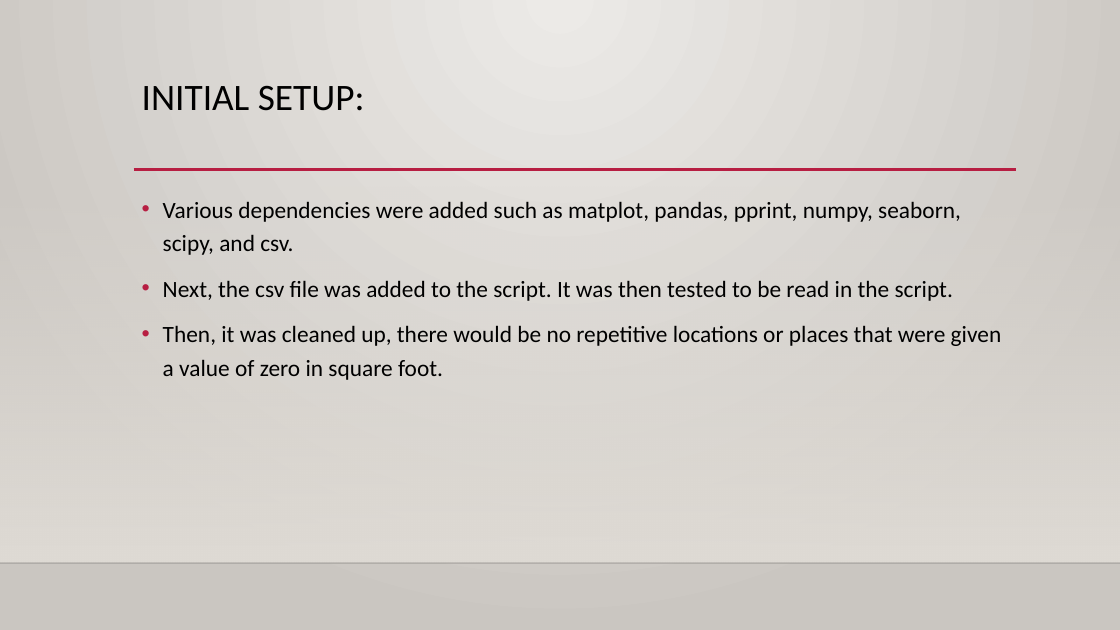
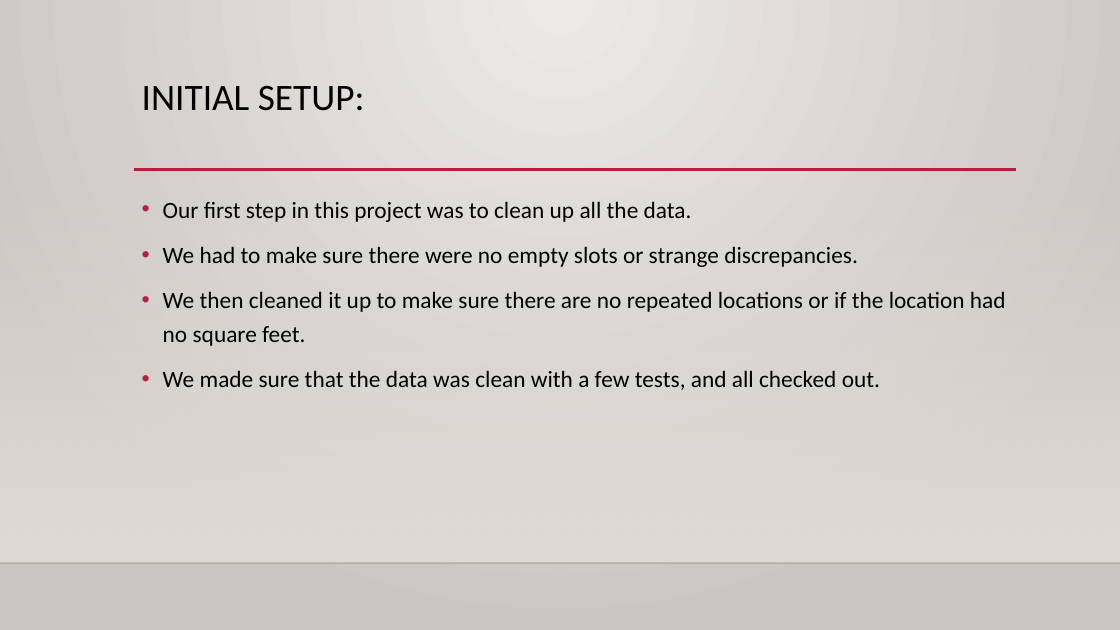
Before and after one commit to scavazos4/Project_One, a slide deck: slide 5 of Sacramento Real Estate.pptx. Drawn at 1120x630 pixels with LibreOffice and Linux fonts; fonts in the diff are those of the drawing; background and template pictures are left out. Boxes give left, top, right and bottom in pixels: in the first picture for what was removed or moved away, otherwise in the second. Text is boxed around its words. In the diff, an @@ line names an element or a change of style, - is before the commit and + after.

```diff
--- a/Sacramento Real Estate.pptx
+++ b/Sacramento Real Estate.pptx
@@ text at bbox=[163, 201, 1006, 390]: text changed @@
-• Various dependencies were added such as matplot, pandas, pprint, numpy, seaborn, scipy, and csv.
-• Next, the csv file was added to the script. It was then tested to be read in the script.
-• Then, it was cleaned up, there would be no repetitive locations or places that were given a value of zero in square foot.
+• Our first step in this project was to clean up all the data.
+• We had to make sure there were no empty slots or strange discrepancies.
+• We then cleaned it up to make sure there are no repeated locations or if the location had no square feet.
+• We made sure that the data was clean with a few tests, and all checked out.
```
